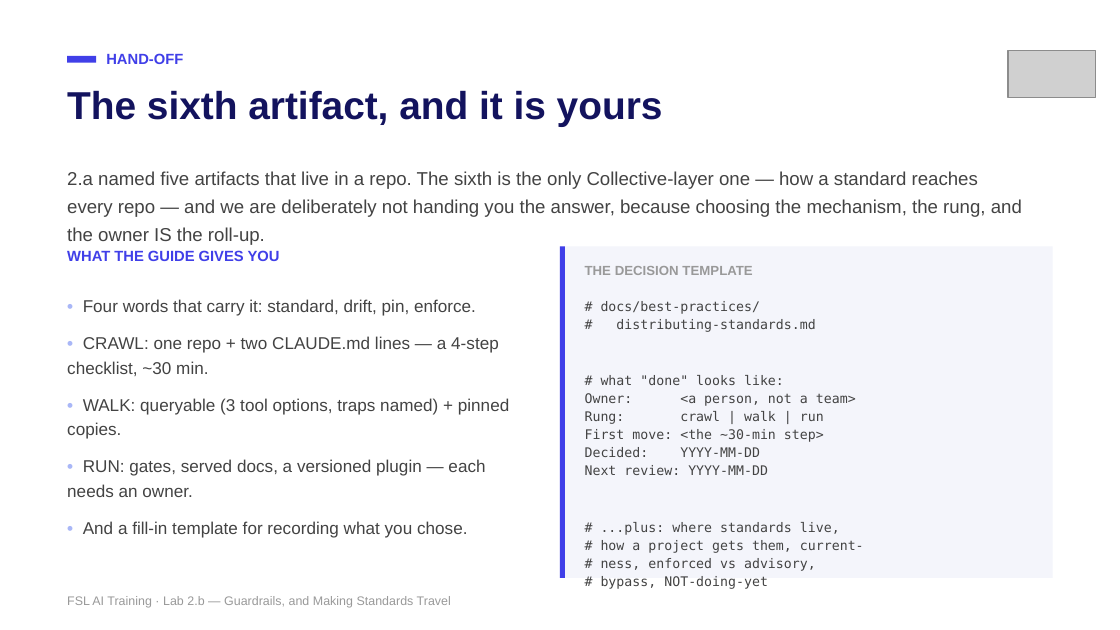
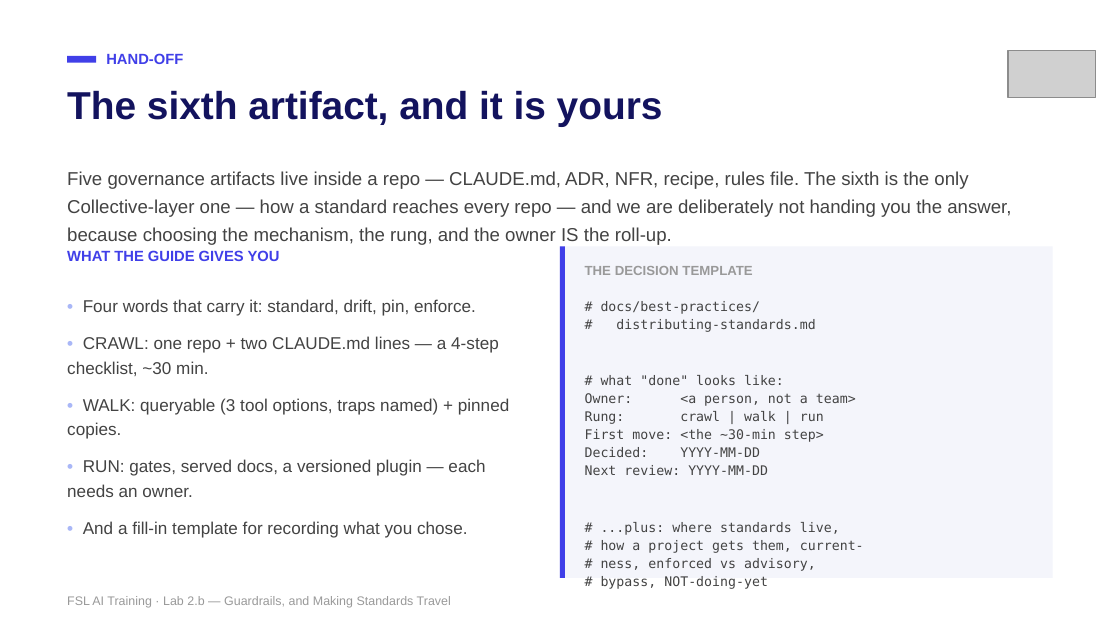
Before and after one commit to mike-tajmajer-fullstacklabs/fsl-taskboard-lab, a slide deck: slide 26 of docs/instructor/lab-2b-guardrails.pptx (slide 25 before the commit). Drawn at 1120x630 pixels with LibreOffice and Linux fonts; fonts in the diff are those of the drawing; grey boxes stand for pictures. Boxes give left, top, right and bottom in pixels: in the first picture for what was removed or moved away, otherwise in the second. Text is boxed around its words. In the diff, an @@ line names an element or a change of style, - is before the commit and + after.

```diff
--- a/docs/instructor/lab-2b-guardrails.pptx
+++ b/docs/instructor/lab-2b-guardrails.pptx
@@ text at (67,171,1011,245): text changed @@
-2.a named five artifacts that live in a repo. The sixth is the only Collective-layer one — how a standard reaches every repo — and we are deliberately not handing you the answer, because choosing the mechanism, the rung, and the owner IS the roll-up.
+Five governance artifacts live inside a repo — CLAUDE.md, ADR, NFR, recipe, rules file. The sixth is the only Collective-layer one — how a standard reaches every repo — and we are deliberately not handing you the answer, because choosing the mechanism, the rung, and the owner IS the roll-up.
```
Also in this commit, not shown: 16 other slides changed, 7 slides added, 6 slides removed, 25 other files.
